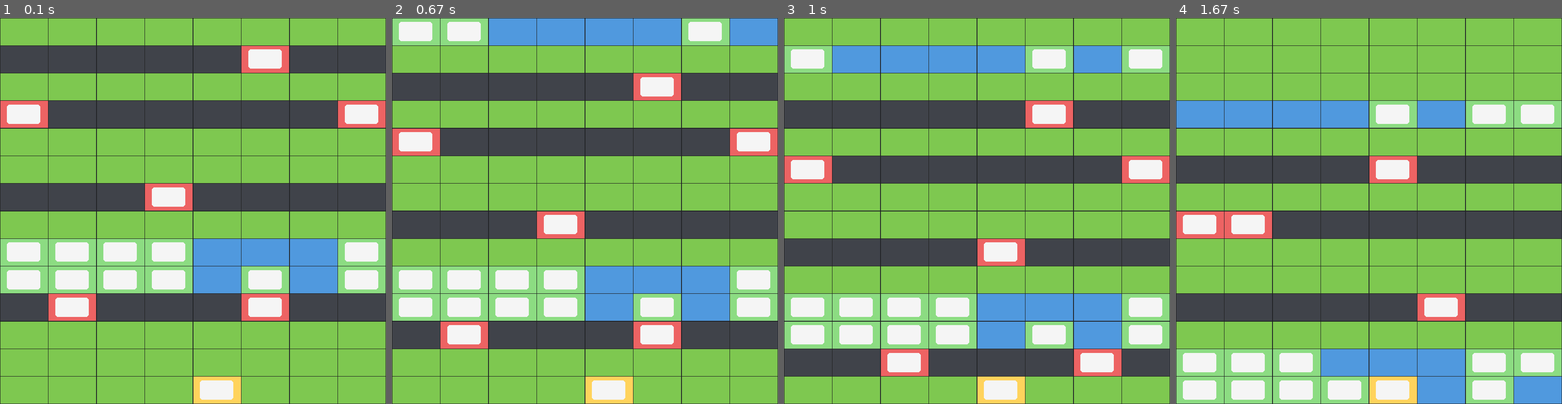
Above: before the commit, frames 1-4 (left to right).
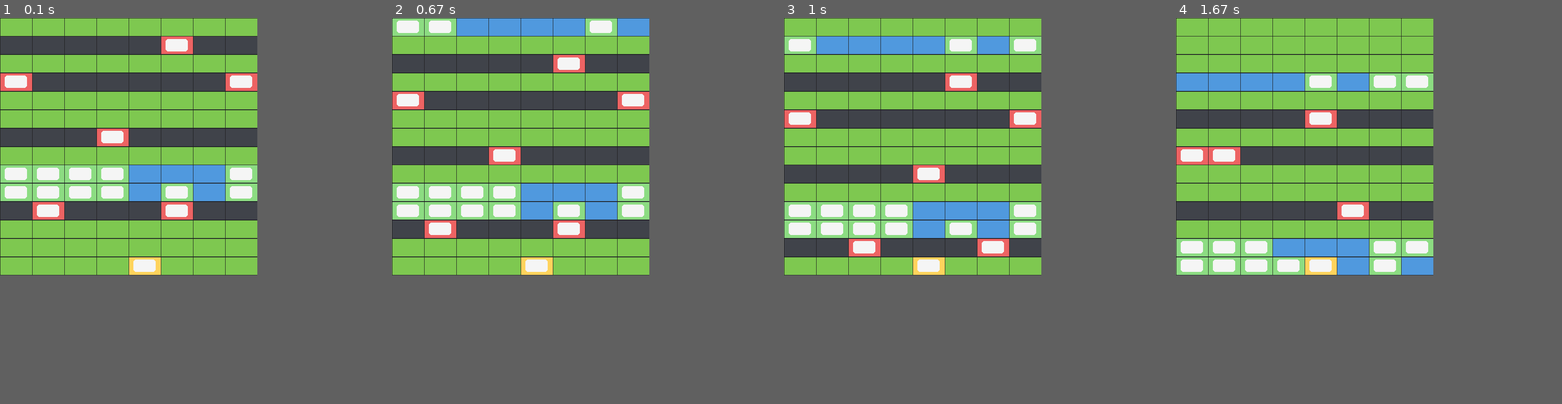
Above: after the commit, the same moments.

Repository: xhamera1/crossy-road-gymnasium
Game: pygame game, started from run_crossy_road_gui.py
The game is run twice, just before and just after one commit, with the same random seed, the same clock (stepped at 60 frames per second) and the same inputs.
Inputs:
- Up to frame 1 (0.1 s): no input
- Up to frame 2 (0.67 s): tap Space at 0.33 s
- Up to frame 3 (1 s): tap Space at 0.67 s
- Up to frame 4 (1.67 s): tap Space at 1.1, 1.57 s
The window is 900x900 before the commit and 600x600 after it. Grey fills any space a smaller window leaves; there, only what the larger window draws over its background counts as a difference.

The runs differ from the first frame. In frame 1, 55% of the frame differs, in the area x 0-100%, y 0-100%; in frame 2, 57%; in frame 3, 56%; in frame 4, 55%.

Commit message:
smaller game window

Diff:
--- a/gymnasium_env/core/config.py
+++ b/gymnasium_env/core/config.py
@@ -7,7 +7,7 @@
 class GameConfig:
     width: int = 8
     height: int = 14
-    window_size: int = 900
+    window_size: int = 600
     reward_forward: int = 1
     reward_death: int = -100
     terrain_probs: tuple[float, float, float] = (0.45, 0.33, 0.22)  # grass, road, river
--- a/gymnasium_env/envs/crossy_road.py
+++ b/gymnasium_env/envs/crossy_road.py
@@ -19,7 +19,7 @@
         width: int = 8,
         height: int = 14,
         observation_mode: str = "large_discrete",
-        window_size: int = 900,
+        window_size: int = 600,
     ):
         self.render_mode = render_mode
         self.observation_mode = observation_mode
